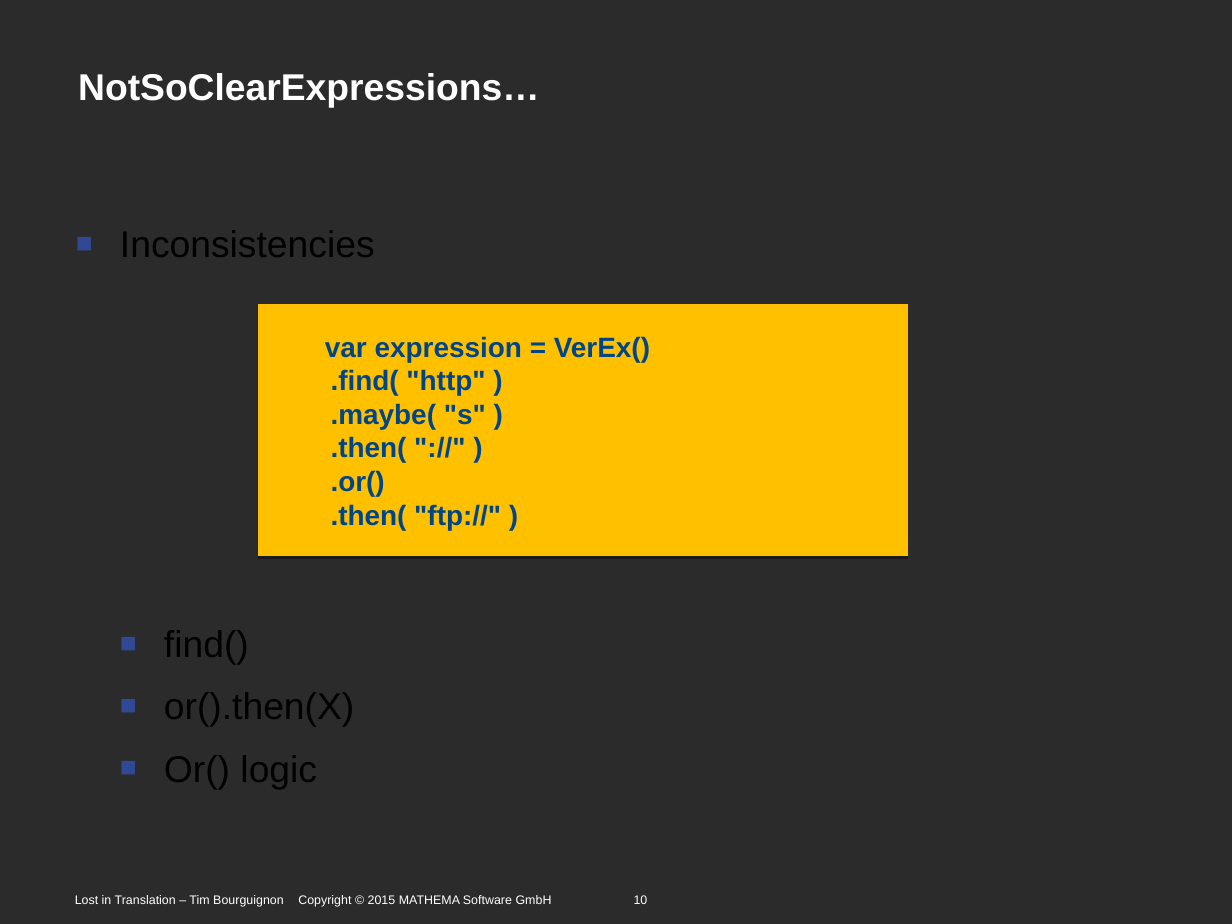
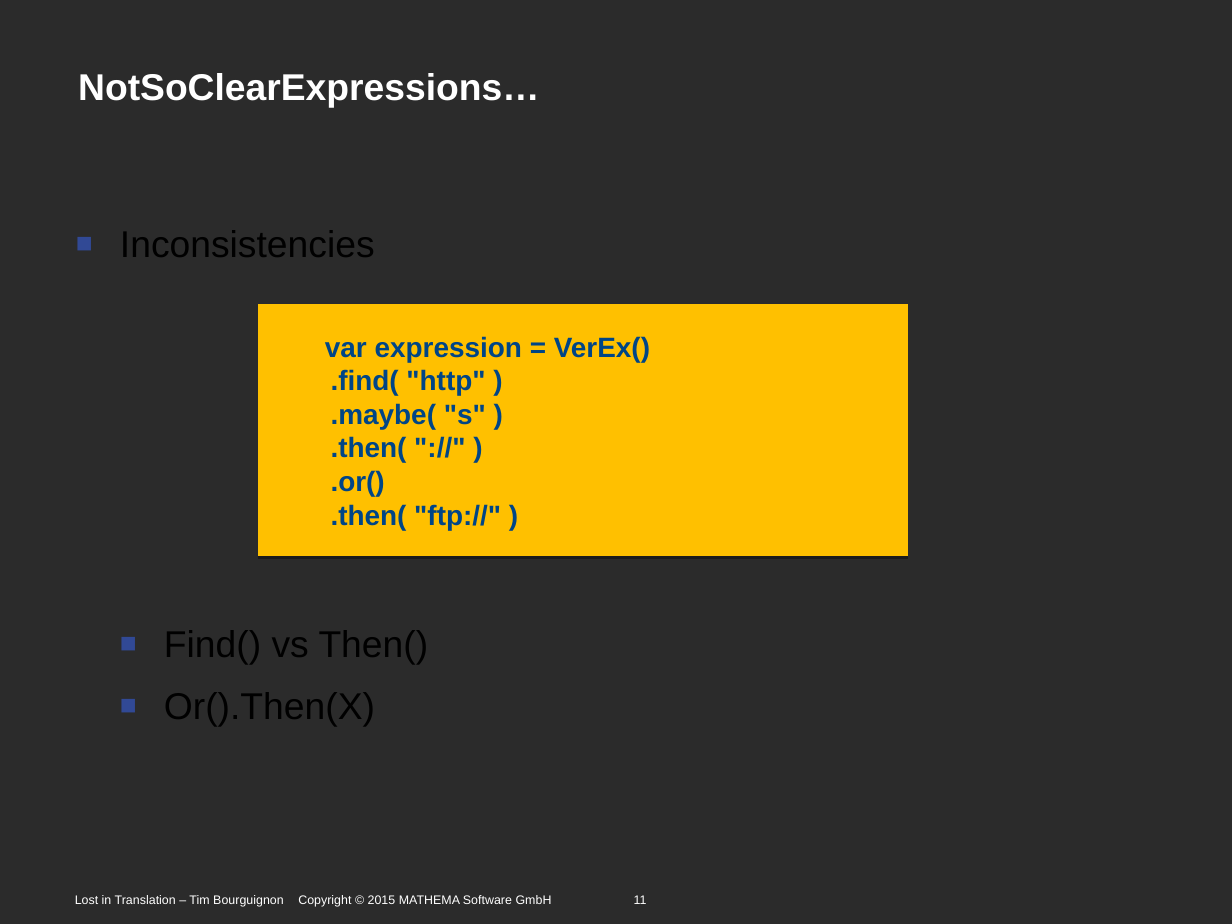
Before and after one commit to Timothep/Talk.LostInTranslation, a slide deck: slide 11 of LostInTranslation.odp (slide 10 before the commit). Drawn at 1232x924 pixels with LibreOffice and Linux fonts; fonts in the diff are those of the drawing; background and template pictures are left out; a plain dark background stands for a picture behind light text. Boxes give left, top, right and bottom in pixels: in the first picture for what was removed or moved away, otherwise in the second. Text is boxed around its words. In the diff, an @@ line names an element or a change of style, - is before the commit and + after.

```diff
--- a/LostInTranslation.odp
+++ b/LostInTranslation.odp
@@ text at box(164, 630, 429, 726): text changed @@
-  ■ find()
-  ■ or().then(X)
-  ■ Or() logic
+  ■ Find() vs Then()
+  ■ Or().Then(X)
@@ text at box(75, 895, 647, 907): text changed @@
-Lost in Translation – Tim Bourguignon Copyright © 2015 MATHEMA Software GmbH 10
+Lost in Translation – Tim Bourguignon Copyright © 2015 MATHEMA Software GmbH 11
```
Also in this commit, not shown: 16 other slides changed, 1 slide added.
